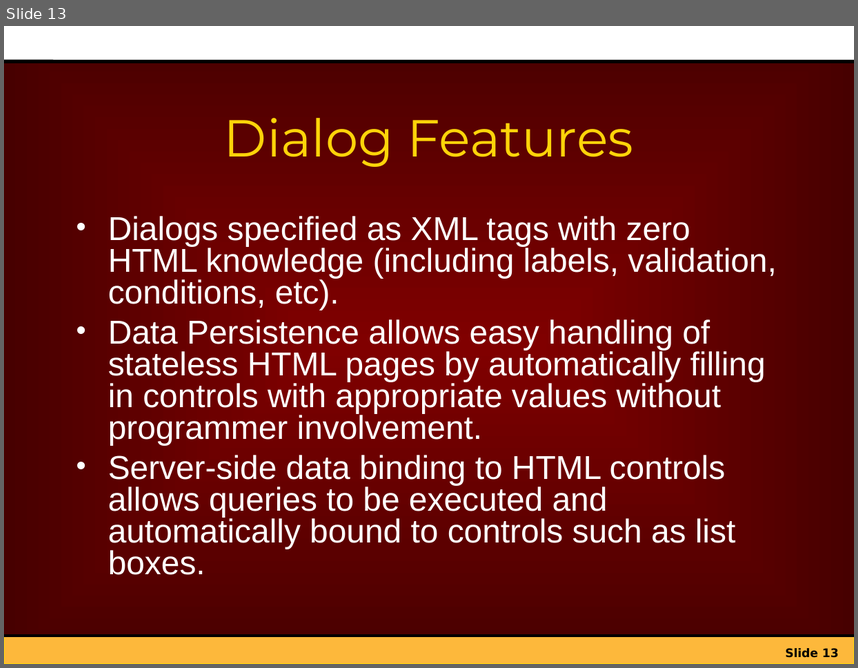
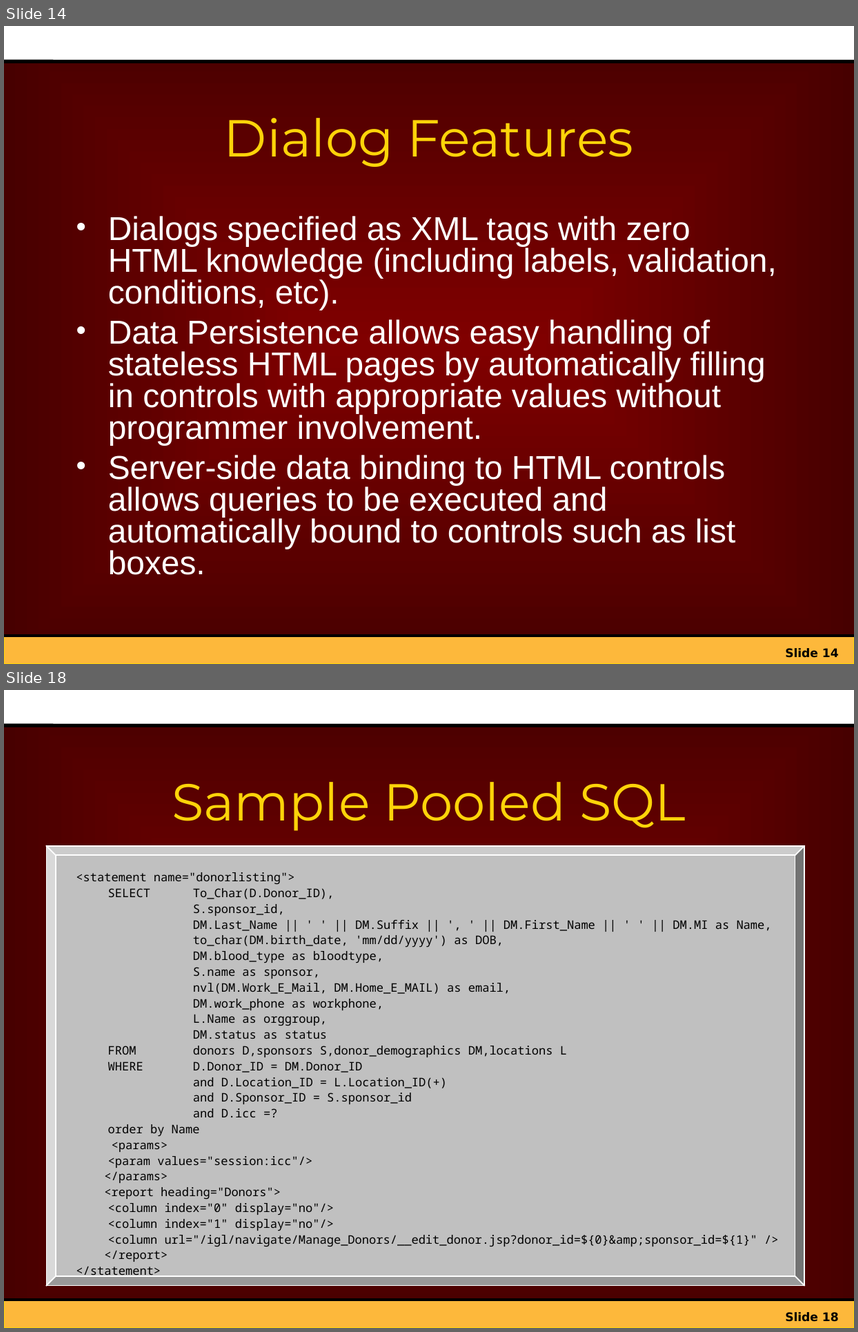
Before and after one commit to netspective/sparx-2001, a slide deck: Framework/web-shared/docs/project/Introduction_to_Sparx.ppt. Shown one above the other, each under a label of ours: slide 13 before the commit, slides 14 and 18 after it; the slides between them are not shown. The pictures are 858x668 and 858x1332 pixels, drawn with LibreOffice and Linux fonts; fonts in the diff are those of the drawing; background and template pictures are left out. Boxes give left, top, right and bottom in pixels: in the first picture for what was removed or moved away, otherwise in the second. Text is boxed around its words. In the diff, an @@ line names an element or a change of style, - is before the commit and + after.

```diff
--- a/Framework/web-shared/docs/project/Introduction_to_Sparx.ppt
+++ b/Framework/web-shared/docs/project/Introduction_to_Sparx.ppt
@@ slide 18 added at [4, 690, 854, 1328], background gradient #800000 to #470000; not listed: 5 template elements that a slide beside it also shows @@
@@ title added at [172, 782, 686, 831], 44 pt, text #FDD409 @@
+Sample Pooled SQL
@@ bevel added at [47, 845, 805, 1285], fill #C0C0C0, outline #FFFFFF 0.99 pt @@
@@ text added at [76, 872, 772, 1246], 10 pt, text #000000 @@
+<statement name="donorlisting">
+SELECT To_Char(D.Donor_ID),
+S.sponsor_id,
+DM.Last_Name || ' ' || DM.Suffix || ', ' || DM.First_Name || ' ' || DM.MI as Name,
+to_char(DM.birth_date, 'mm/dd/yyyy') as DOB,
+DM.blood_type as bloodtype,
+S.name as sponsor,
+nvl(DM.Work_E_Mail, DM.Home_E_MAIL) as email,
+DM.work_phone as workphone,
+L.Name as orggroup,
+DM.status as status
+FROM donors D,sponsors S,donor_demographics DM,locations L
+WHERE D.Donor_ID = DM.Donor_ID
+and D.Location_ID = L.Location_ID(+)
+and D.Sponsor_ID = S.sponsor_id
+and D.icc =?
+order by Name
+<params>
+<param values="session:icc"/>
+</params>
+<report heading="Donors">
+<column index="0" display="no"/>
+<column index="1" display="no"/>
+<column url="/igl/navigate/Manage_Donors/__edit_donor.jsp?donor_id=${0}&amp;sponsor_id=${1}" />
+</report>
+</statement>
@@ what was slide 13 is now slide 14 @@
@@ page number at [785, 648, 839, 657]: text changed @@
-Slide 13
+Slide 14
```
Also in this commit, not shown: 6 slides changed, 5 other slides added.
